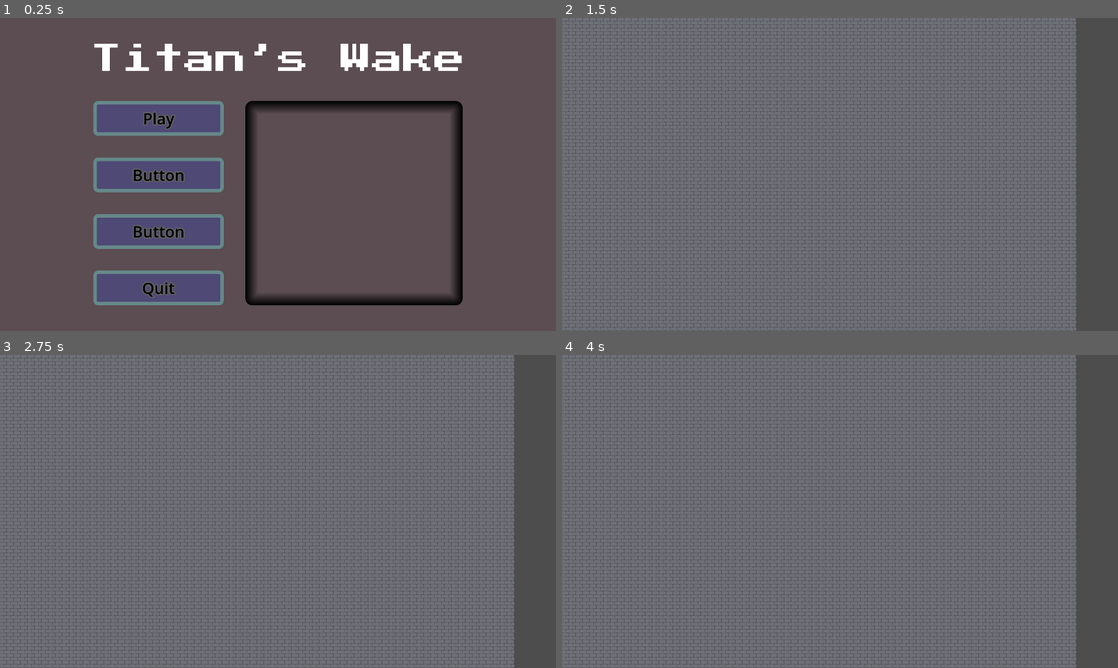
Above: before the commit, frames 1-4 (two rows, left to right).
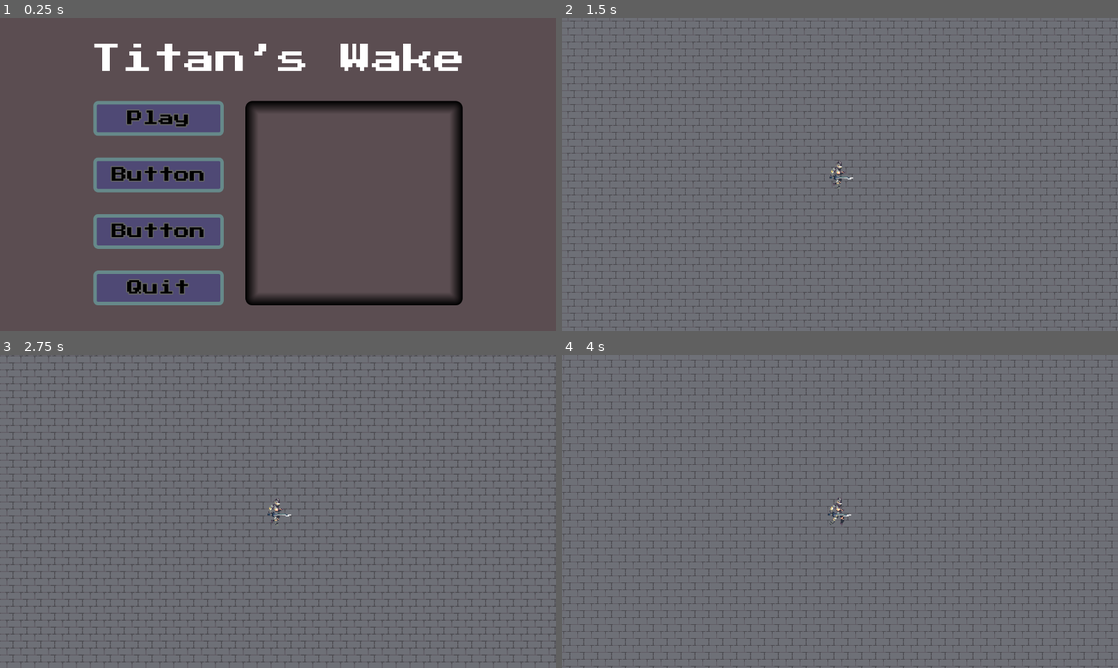
Above: after the commit, the same moments.

Repository: Sai-11011/godot-game-jam
Game: Godot game, scene res://Scenes/start_ui.tscn
Same seed, same stepped clock (60 frames per second), same inputs: the game is played once before the commit and once after it. The engine's default icon, where the game draws it, is replaced by a stand-in: a white triangle on a blue panel in a dark square.
Inputs:
- Up to frame 1 (0.25 s): no input
- Up to frame 2 (1.5 s): click "Play" at 0.5 s; tap Enter at 1.25 s; hold D (right) from 1.28 s (still down)
- Up to frame 3 (2.75 s): release D (right) at 2.03 s; hold S (down) from 2.03 s (still down)
- Up to frame 4 (4 s): release S (down) at 2.78 s; hold D (right) 2.78-3.53 s; hold W (up) from 3.53 s (still down)

The runs differ from the first frame. In frame 1, 1.7% of the frame differs, in the area x 20-37%, y 29-90%; in frame 2, 15%; in frame 3, 19%; in frame 4, 23%, in the area x 0-100%, y 0-100%.

Commit message:
Errors fixed

Diff:
--- a/Scenes/player.tscn
+++ b/Scenes/player.tscn
@@ -1,15 +1,74 @@
 [gd_scene format=3 uid="uid://casb6ahlpll03"]
 
 [ext_resource type="Script" uid="uid://chny23dbskf7g" path="res://Scripts/player.gd" id="1_v0iea"]
-[ext_resource type="Texture2D" uid="uid://iq47s06fybor" path="res://PlaceHolders/Cyborg.png" id="2_cvnsp"]
+[ext_resource type="Texture2D" uid="uid://c0c2e4b44kplm" path="res://Assets/MC/Cyborg_Run_Side_Sheet6.png" id="2_cvnsp"]
 
-[sub_resource type="CircleShape2D" id="CircleShape2D_f60y1"]
-radius = 8.0
+[sub_resource type="AtlasTexture" id="AtlasTexture_cvnsp"]
+atlas = ExtResource("2_cvnsp")
+region = Rect2(0, 0, 32, 33)
+
+[sub_resource type="AtlasTexture" id="AtlasTexture_6t5aa"]
+atlas = ExtResource("2_cvnsp")
+region = Rect2(0, 0, 32, 33)
+
+[sub_resource type="AtlasTexture" id="AtlasTexture_vgqql"]
+atlas = ExtResource("2_cvnsp")
+region = Rect2(32, 0, 32, 33)
+
+[sub_resource type="AtlasTexture" id="AtlasTexture_fkybt"]
+atlas = ExtResource("2_cvnsp")
+region = Rect2(64, 0, 32, 33)
+
+[sub_resource type="AtlasTexture" id="AtlasTexture_x3wgy"]
+atlas = ExtResource("2_cvnsp")
+region = Rect2(96, 0, 32, 33)
+
+[sub_resource type="AtlasTexture" id="AtlasTexture_3smsa"]
+atlas = ExtResource("2_cvnsp")
+region = Rect2(128, 0, 32, 33)
+
+[sub_resource type="AtlasTexture" id="AtlasTexture_8erm5"]
+atlas = ExtResource("2_cvnsp")
+region = Rect2(160, 0, 32, 33)
+
+[sub_resource type="SpriteFrames" id="SpriteFrames_f1ek2"]
+animations = [{
+"frames": [{
+"duration": 1.0,
+"texture": SubResource("AtlasTexture_cvnsp")
+}],
+"loop": true,
+"name": &"idle",
+"speed": 5.0
+}, {
+"frames": [{
+"duration": 1.0,
+"texture": SubResource("AtlasTexture_6t5aa")
+}, {
+"duration": 1.0,
+"texture": SubResource("AtlasTexture_vgqql")
+}, {
+"duration": 1.0,
+"texture": SubResource("AtlasTexture_fkybt")
+}, {
+"duration": 1.0,
+"texture": SubResource("AtlasTexture_x3wgy")
+}, {
+"duration": 1.0,
+"texture": SubResource("AtlasTexture_3smsa")
+}, {
+"duration": 1.0,
+"texture": SubResource("AtlasTexture_8erm5")
+}],
+"loop": true,
+"name": &"walk",
+"speed": 10.0
+}]
 
 [node name="Player" type="CharacterBody2D" unique_id=1455887580]
 script = ExtResource("1_v0iea")
 
-[node name="CollisionShape2D" type="CollisionPolygon2D" parent="." unique_id=324234448]
+[node name="Collisionpolygon2D" type="CollisionPolygon2D" parent="." unique_id=324234448]
 polygon = PackedVector2Array(-2, 0, -11, 11, 2, 13, 0, -4, -6, -4)
 
 [node name="Camera2D" type="Camera2D" parent="." unique_id=1616223039]
@@ -18,4 +77,5 @@
 [node name="PlayerAnimation" type="AnimatedSprite2D" parent="." unique_id=844829674]
 sprite_frames = SubResource("SpriteFrames_f1ek2")
 animation = &"walk"
-frame_progress = 0.7120748
+autoplay = "idle"
+frame_progress = 0.8775543
--- a/Themes/Button.tres
+++ b/Themes/Button.tres
@@ -1,4 +1,6 @@
 [gd_resource type="Theme" format=3 uid="uid://bmun2ysgx4il8"]
+
+[ext_resource type="FontFile" uid="uid://bff2euuw1dwit" path="res://Assets/fonts/PressStart2P-Regular.ttf" id="1_3uj03"]
 
 [sub_resource type="StyleBoxFlat" id="StyleBoxFlat_og88e"]
 bg_color = Color(0.2387509, 0.2185288, 0.36093053, 1)
@@ -44,7 +46,7 @@
 Button/colors/font_pressed_color = Color(0, 0, 0, 1)
 Button/constants/outline_size = 10
 Button/font_sizes/font_size = 36
-Button/fonts/font = null
+Button/fonts/font = ExtResource("1_3uj03")
 Button/styles/focus = SubResource("StyleBoxFlat_og88e")
 Button/styles/hover = SubResource("StyleBoxFlat_3uj03")
 Button/styles/normal = SubResource("StyleBoxFlat_xl6ml")
Not shown, changed: PlaceHolders/Cyborg.png.import
